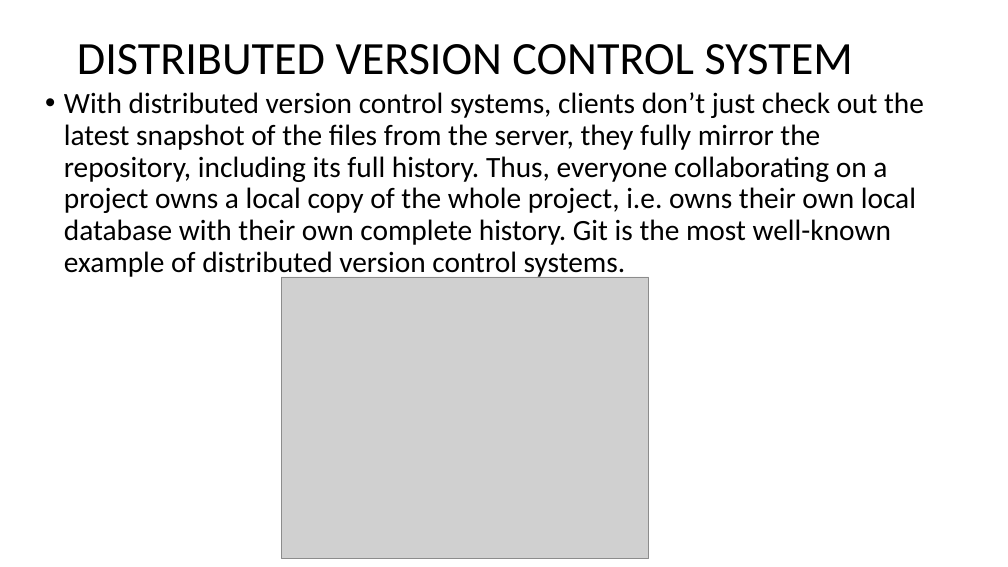
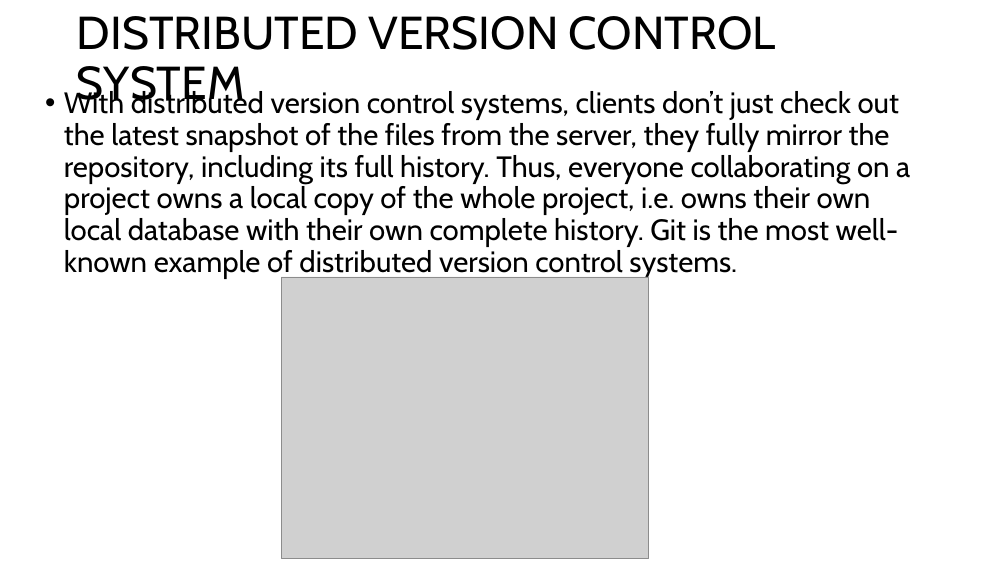
Before and after one commit to praneethcheraku-collab/DevOps, a slide deck: slide 11 of Git.pptx (slide 9 before the commit). Drawn at 1008x567 pixels with LibreOffice and Linux fonts; fonts in the diff are those of the drawing; grey boxes stand for pictures. Boxes give left, top, right and bottom in pixels: in the first picture for what was removed or moved away, otherwise in the second. Text is boxed around its words. In the diff, an @@ line names an element or a change of style, - is before the commit and + after.

```diff
--- a/Git.pptx
+++ b/Git.pptx
@@ title "DISTRIBUTED VERSION CONTROL SYSTEM" at bbox=[77, 16, 776, 110]: font Calibri to Cabin @@
@@ text "With distributed version control systems, ..." at bbox=[64, 88, 910, 279]: font Calibri to Cabin @@
```
Also in this commit, not shown: 18 other slides changed, 7 slides added, 1 slide removed.
